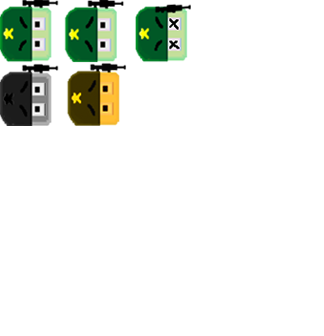
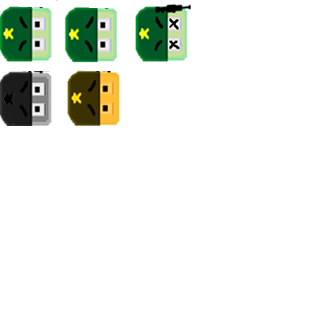
Layer changes from the first 324×336 image to the second:
painted on "Color Lookup 1" over box(19, 0, 127, 71)
